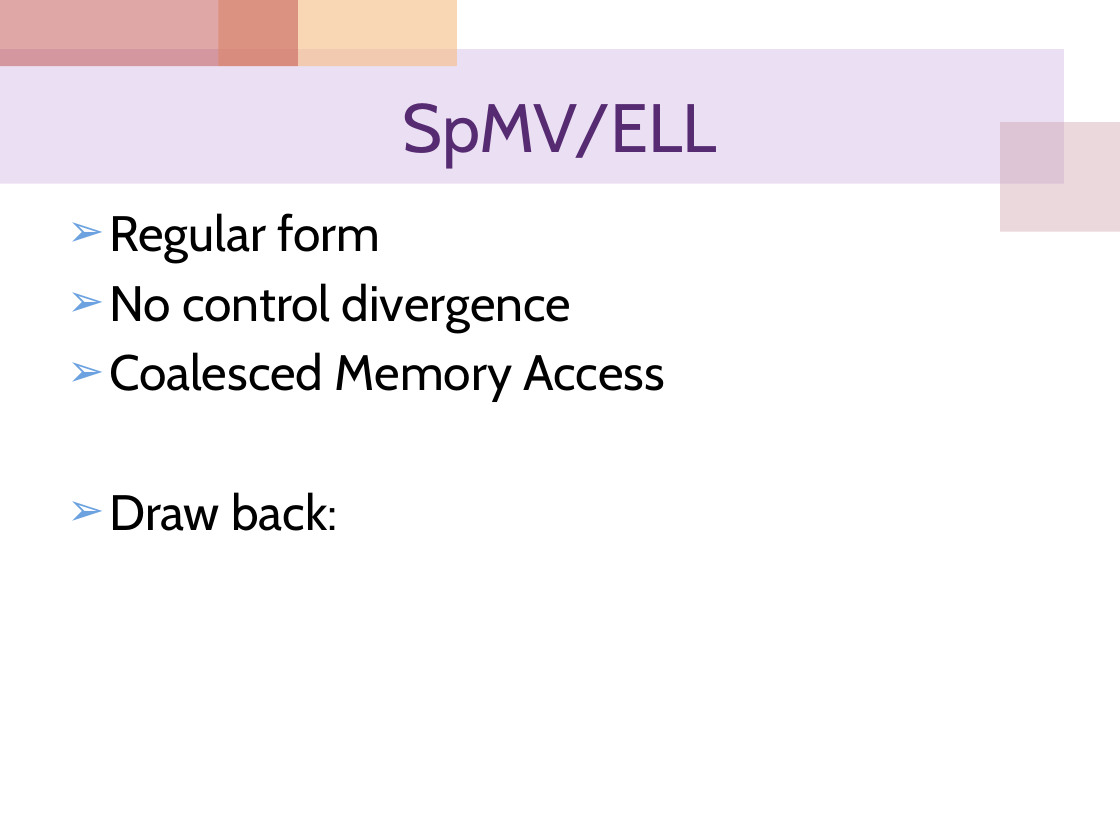
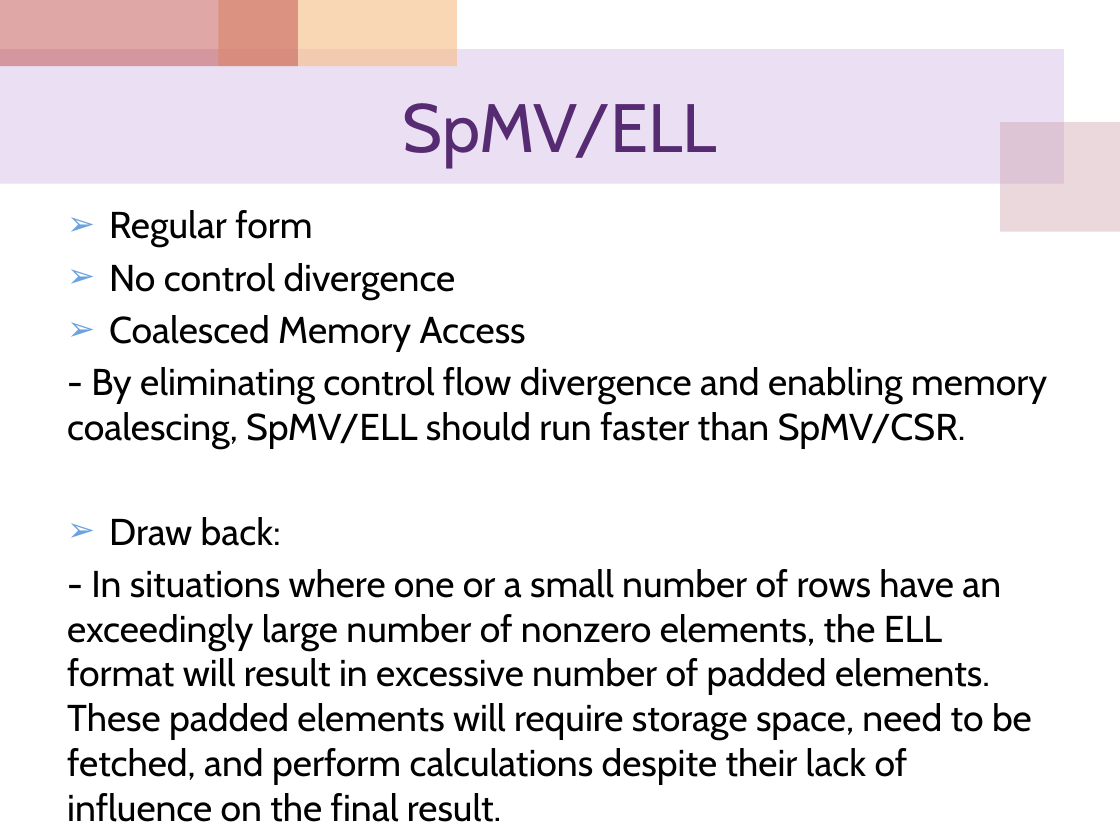
Before and after one commit to cocojk/major, a slide deck: slide 19 of gpu/EE817 Lecture 13 Sparse Matrix-Vector Multiplication.pptx. Drawn at 1120x840 pixels with LibreOffice and Linux fonts; fonts in the diff are those of the drawing. Boxes give left, top, right and bottom in pixels: in the first picture for what was removed or moved away, otherwise in the second. Text is boxed around its words. In the diff, an @@ line names an element or a change of style, - is before the commit and + after.

```diff
--- a/gpu/EE817 Lecture 13 Sparse Matrix-Vector Multiplication.pptx
+++ b/gpu/EE817 Lecture 13 Sparse Matrix-Vector Multiplication.pptx
@@ text at (109,210,526,546): size 32 to 24 pt in "Regular form", "No control divergence", "Coalesced Memory Access", "Draw back:"; less space between paragraphs @@
@@ text at (67,367,1047,448): paragraph added @@
+- By eliminating control flow divergence and enabling memory coalescing, SpMV/ELL should run faster than SpMV/CSR.
@@ text at (67,569,1032,822): paragraph added @@
+- In situations where one or a small number of rows have an exceedingly large number of nonzero elements, the ELL format will result in excessive number of padded elements. These padded elements will require storage space, need to be fetched, and perform calculations despite their lack of influence on the final result.
```
Also in this commit, not shown: 6 other slides changed, 28 other files.
